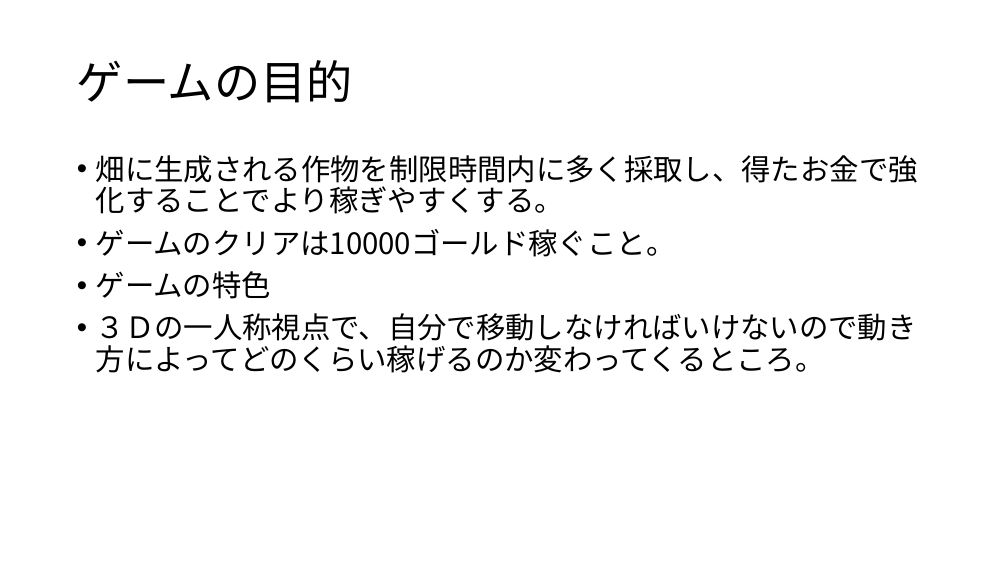
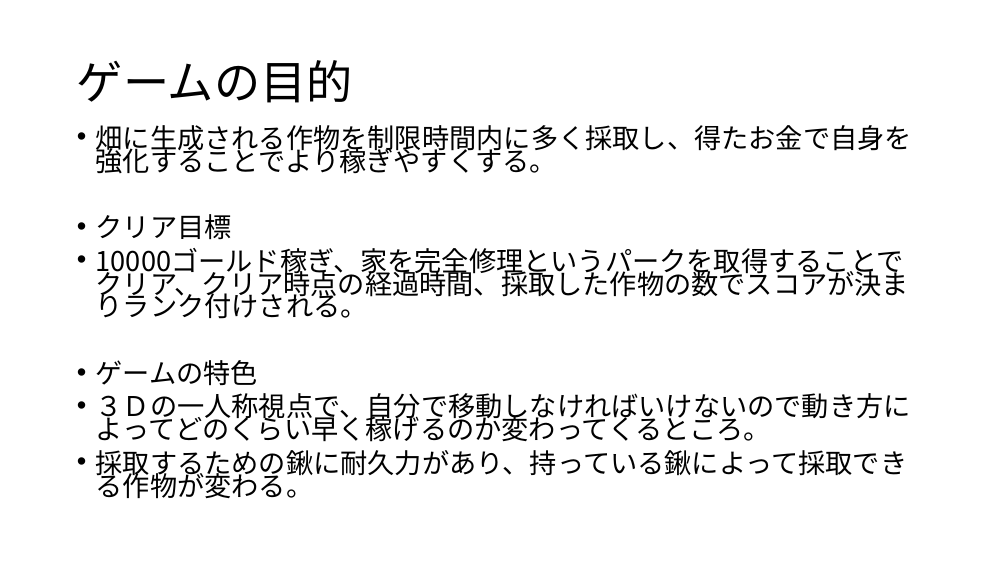
Before and after one commit to KawanoTakumi/FarmLife, a slide deck: slide 2 of FarmLife_企画.pptx. Drawn at 1008x567 pixels with LibreOffice and Linux fonts; fonts in the diff are those of the drawing. Boxes give left, top, right and bottom in pixels: in the first picture for what was removed or moved away, otherwise in the second. Text is boxed around its words. In the diff, an @@ line names an element or a change of style, - is before the commit and + after.

```diff
--- a/FarmLife_企画.pptx
+++ b/FarmLife_企画.pptx
@@ text "畑に生成される作物を制限時間内に多く採取し、得たお金で自身を強化することでより稼ぎやすくする。": place and size @@
-text "畑に生成される作物を制限時間内に多く採取し、得たお金で自身を強化することでより稼ぎやすくする。" at box(96, 155, 918, 373)
+text "畑に生成される作物を制限時間内に多く採取し、得たお金で自身を強化することでより稼ぎやすくする。" at box(96, 125, 912, 499)
@@ text at box(96, 125, 912, 319): text changed; size 28 to 25.9 pt @@
-• 畑に生成される作物を制限時間内に多く採取し、得たお金で強化することでより稼ぎやすくする。
-• ゲームのクリアは10000ゴールド稼ぐこと。
+• 畑に生成される作物を制限時間内に多く採取し、得たお金で自身を強化することでより稼ぎやすくする。
+• クリア目標
+• 10000ゴールド稼ぎ、家を完全修理というパークを取得することでクリア、クリア時点の経過時間、採取した作物の数でスコアが決まりランク付けされる。
@@ text at box(96, 360, 258, 386): size 28 to 25.9 pt in "ゲームの特色"; line spacing 0.9 to 0.7 @@
@@ text at box(96, 393, 911, 499): text changed; size 28 to 25.9 pt @@
-• ３Ｄの一人称視点で、自分で移動しなければいけないので動き方によってどのくらい稼げるのか変わってくるところ。
+• ３Ｄの一人称視点で、自分で移動しなければいけないので動き方によってどのくらい早く稼げるのか変わってくるところ。
+• 採取するための鍬に耐久力があり、持っている鍬によって採取できる作物が変わる。
```
Also in this commit, not shown: 3 other slides changed, 2 slides added, 4 other files.
